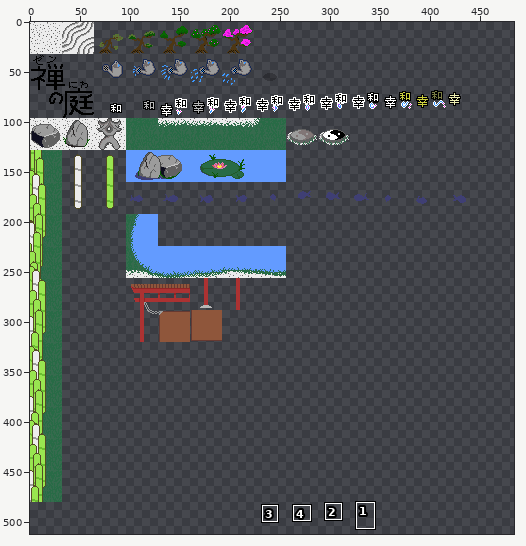
Two states of a sprite sheet, src/data/image/2-tilesheet.png. The picture above shows the old version from afar; the outline marks the close-up.
Close-up. As it was:
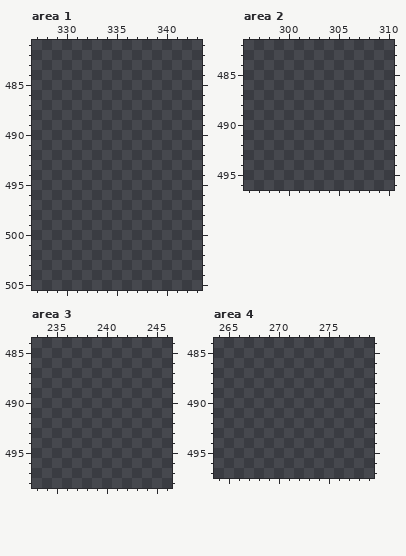
The file is 512x512 pixels. Shown: area 1: x 327..343, y 481..505; area 2: x 296..310, y 482..496; area 3: x 233..246, y 484..498; area 4: x 264..279, y 484..497. The wide view leaves out empty margins. The commit also changed other parts of the picture, which this record leaves out.
New version:
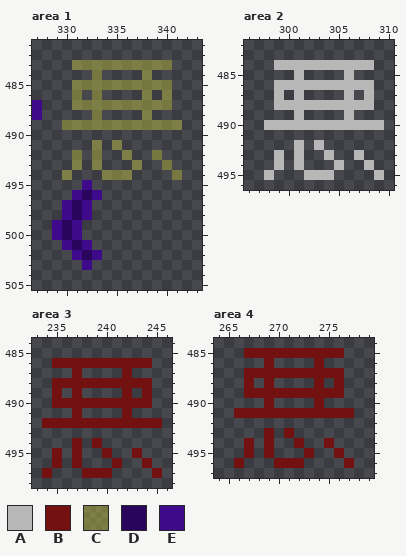
Palette (. is transparent): A #b7b7b7  B #731111  C #cccf3e68  D #29065b  E #3f098c
Changes in this commit:
Area 1:
There is now colour C in row 483 at x 331 to 340; in row 484 at x 333 and 338; in row 485 at x 331 to 340; in row 486 at x 331, 333, 338 and 340; in row 487 at x 331 to 340; in row 488 at x 333 and 338.
There is now colour C in row 489 at x 330 to 341; in row 491 at x 333 and 335; in row 492 at x 331, 333, 336 and 339; in row 493 at x 331, 333, 337 and 340; in row 494 at x 330, 334 to 336 and 341.
There is now colour D in row 496 at x 332; in rows 497 to 498 at x 331; in rows 499 to 500 at x 330; in row 501 at x 331; in row 502 at x 332.
There is now colour E in rows 487 to 488 at x 327; in row 495 at x 332; in row 496 at x 331 and 333; in rows 497 to 498 at x 330 and 332; in rows 499 to 500 at x 329 and 331; in row 501 at x 330 and 332.
There is now colour E in row 502 at x 331 and 333; in row 503 at x 332.
Area 2:
There is now colour A in row 484 at x 299 to 308; in row 485 at x 301 and 306; in row 486 at x 299 to 308; in row 487 at x 299, 301, 306 and 308; in row 488 at x 299 to 308; in row 489 at x 301 and 306.
There is now colour A in row 490 at x 298 to 309; in row 492 at x 301 and 303; in row 493 at x 299, 301, 304 and 307; in row 494 at x 299, 301, 305 and 308; in row 495 at x 298, 302 to 304 and 309.
Area 3:
There is now colour B in row 486 at x 235 to 244; in row 487 at x 237 and 242; in row 488 at x 235 to 244; in row 489 at x 235, 237, 242 and 244; in row 490 at x 235 to 244; in row 491 at x 237 and 242.
There is now colour B in row 492 at x 234 to 245; in row 494 at x 237 and 239; in row 495 at x 235, 237, 240 and 243; in row 496 at x 235, 237, 241 and 244; in row 497 at x 234, 238 to 240 and 245.
Area 4:
There is now colour B in row 485 at x 267 to 276; in row 486 at x 269 and 274; in row 487 at x 267 to 276; in row 488 at x 267, 269, 274 and 276; in row 489 at x 267 to 276; in row 490 at x 269 and 274.
There is now colour B in row 491 at x 266 to 277; in row 493 at x 269 and 271; in row 494 at x 267, 269, 272 and 275; in row 495 at x 267, 269, 273 and 276; in row 496 at x 266, 270 to 272 and 277.
Changed places in both close-ups, as pixel boxes (x1, y1, x2, y2):
added: (32, 60, 182, 270)
added: (264, 60, 384, 180)
added: (42, 358, 162, 478)
added: (234, 348, 354, 468)
